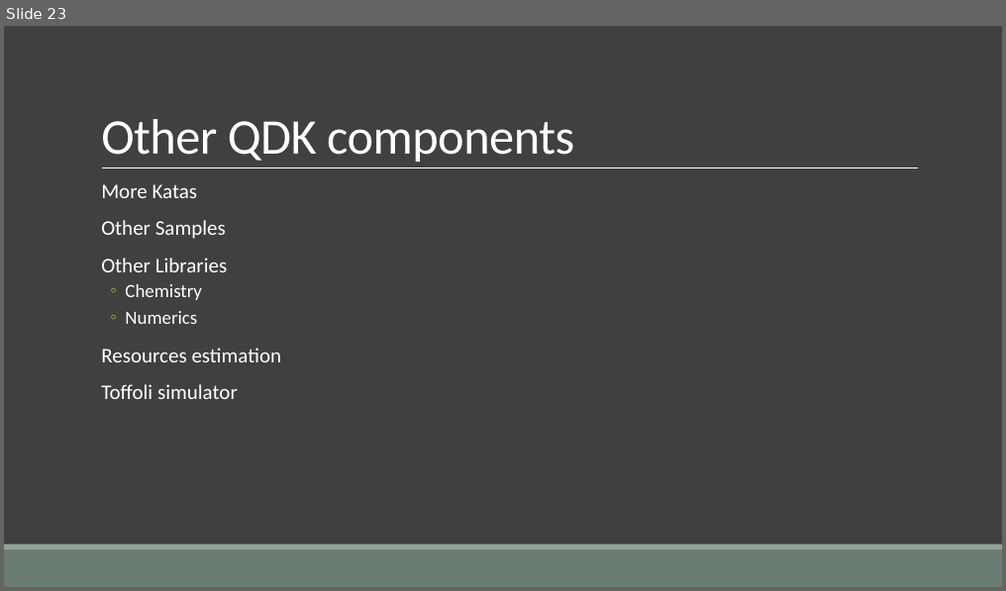
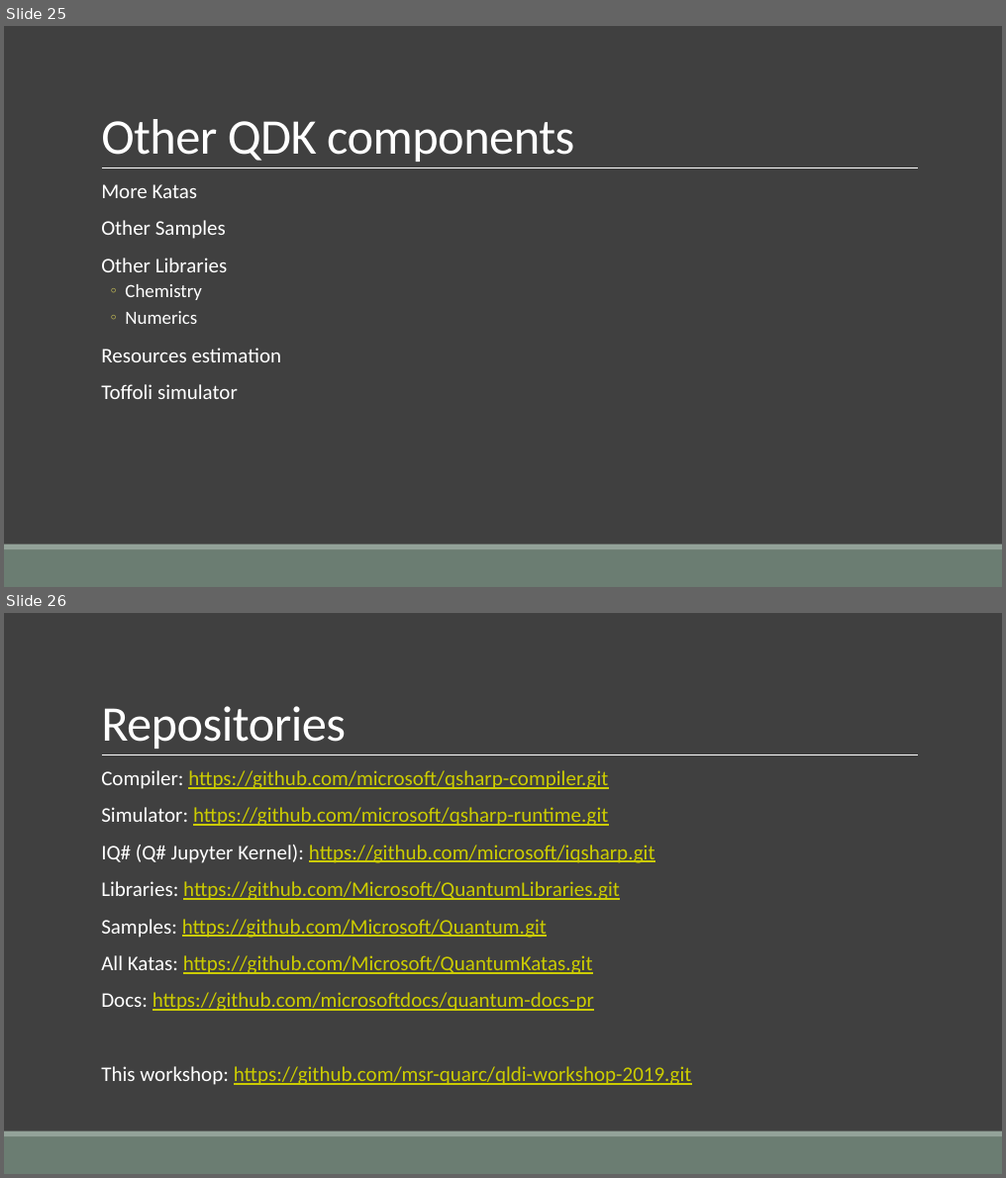
Before and after one commit to msr-quarc/qldi-workshop-2019, a slide deck: Slides.pptx. Shown one above the other, each under a label of ours: slide 23 before the commit, slides 25 and 26 after it. The pictures are 1006x591 and 1006x1178 pixels, drawn with LibreOffice and Linux fonts; fonts in the diff are those of the drawing. Boxes give left, top, right and bottom in pixels: in the first picture for what was removed or moved away, otherwise in the second. Text is boxed around its words. In the diff, an @@ line names an element or a change of style, - is before the commit and + after.

Commit message:
Adding github links to slides.

```diff
--- a/Slides.pptx
+++ b/Slides.pptx
@@ slide 26 added at (x1=4, y1=613, x2=1002, y2=1174), background #404040; not listed: 3 template elements that a slide beside it also shows @@
@@ title added at (x1=101, y1=706, x2=346, y2=749), 48 pt, text #FFFFFF @@
+Repositories
@@ text added at (x1=101, y1=770, x2=692, y2=1085), 20 pt, text #CCCC00, underline @@
+  Compiler: https://github.com/microsoft/qsharp-compiler.git
+  Simulator: https://github.com/microsoft/qsharp-runtime.git
+  IQ# (Q# Jupyter Kernel): https://github.com/microsoft/iqsharp.git
+  Libraries: https://github.com/Microsoft/QuantumLibraries.git
+  Samples: https://github.com/Microsoft/Quantum.git
+  All Katas: https://github.com/Microsoft/QuantumKatas.git
+  Docs: https://github.com/microsoftdocs/quantum-docs-pr
+  This workshop: https://github.com/msr-quarc/qldi-workshop-2019.git
@@ what was slide 23 is now slide 25 @@
```
Also in this commit, not shown: 2 slides changed, 2 other slides added.
